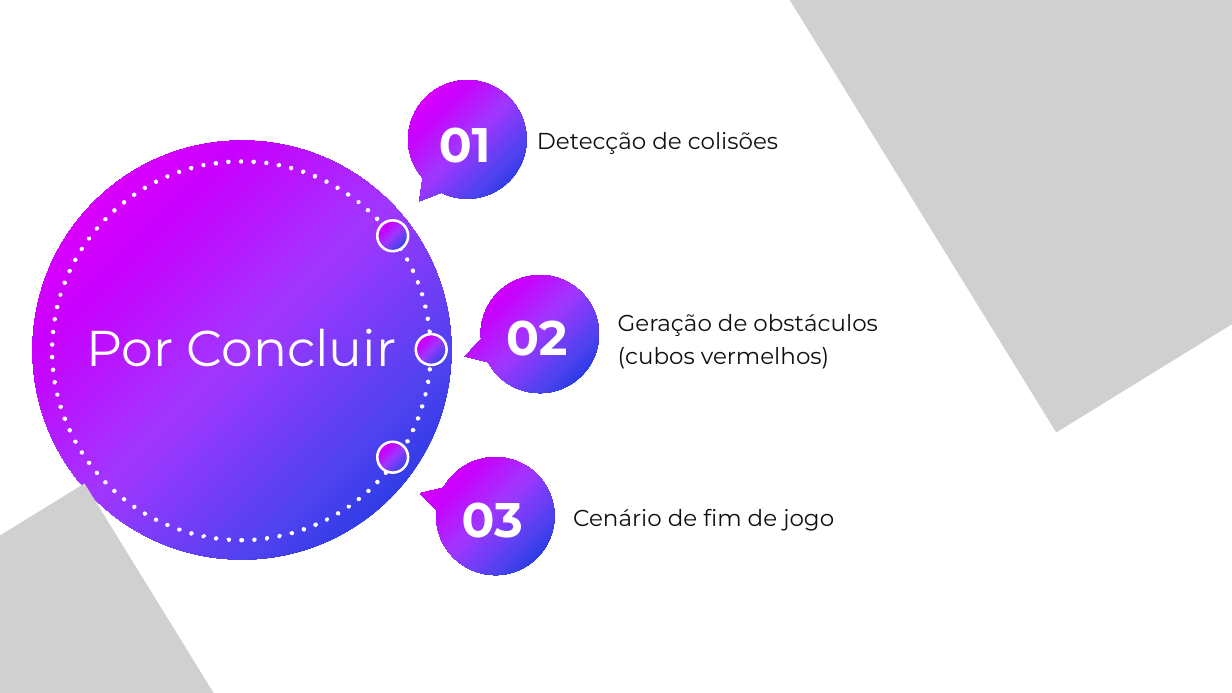
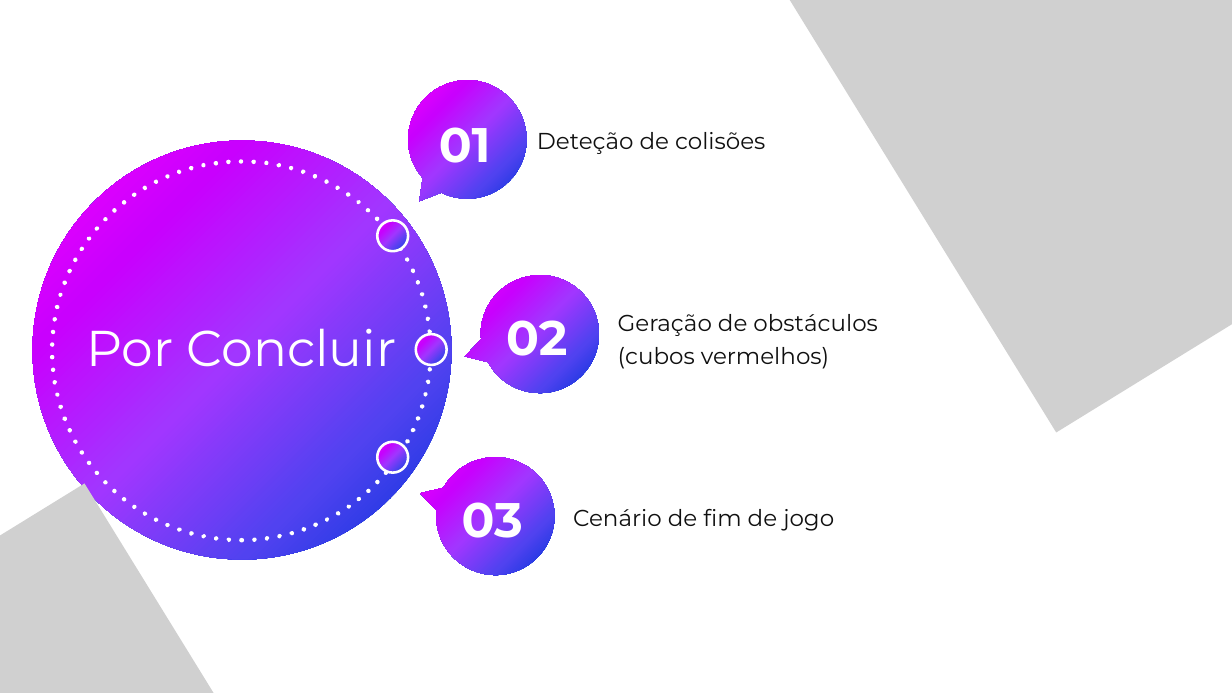
Before and after one commit to TomasWP/ICG, a slide deck: slide 4 of Project Files/Cube Runner.pptx. Drawn at 1232x693 pixels with LibreOffice and Linux fonts; fonts in the diff are those of the drawing; grey boxes stand for pictures. Boxes give left, top, right and bottom in pixels: in the first picture for what was removed or moved away, otherwise in the second. Text is boxed around its words. In the diff, an @@ line names an element or a change of style, - is before the commit and + after.

```diff
--- a/Project Files/Cube Runner.pptx
+++ b/Project Files/Cube Runner.pptx
@@ text at [537, 132, 765, 154]: text changed @@
-Detecção de colisões
+Deteção de colisões
```
Also in this commit, not shown: 1 other slide changed, 1 other file.
